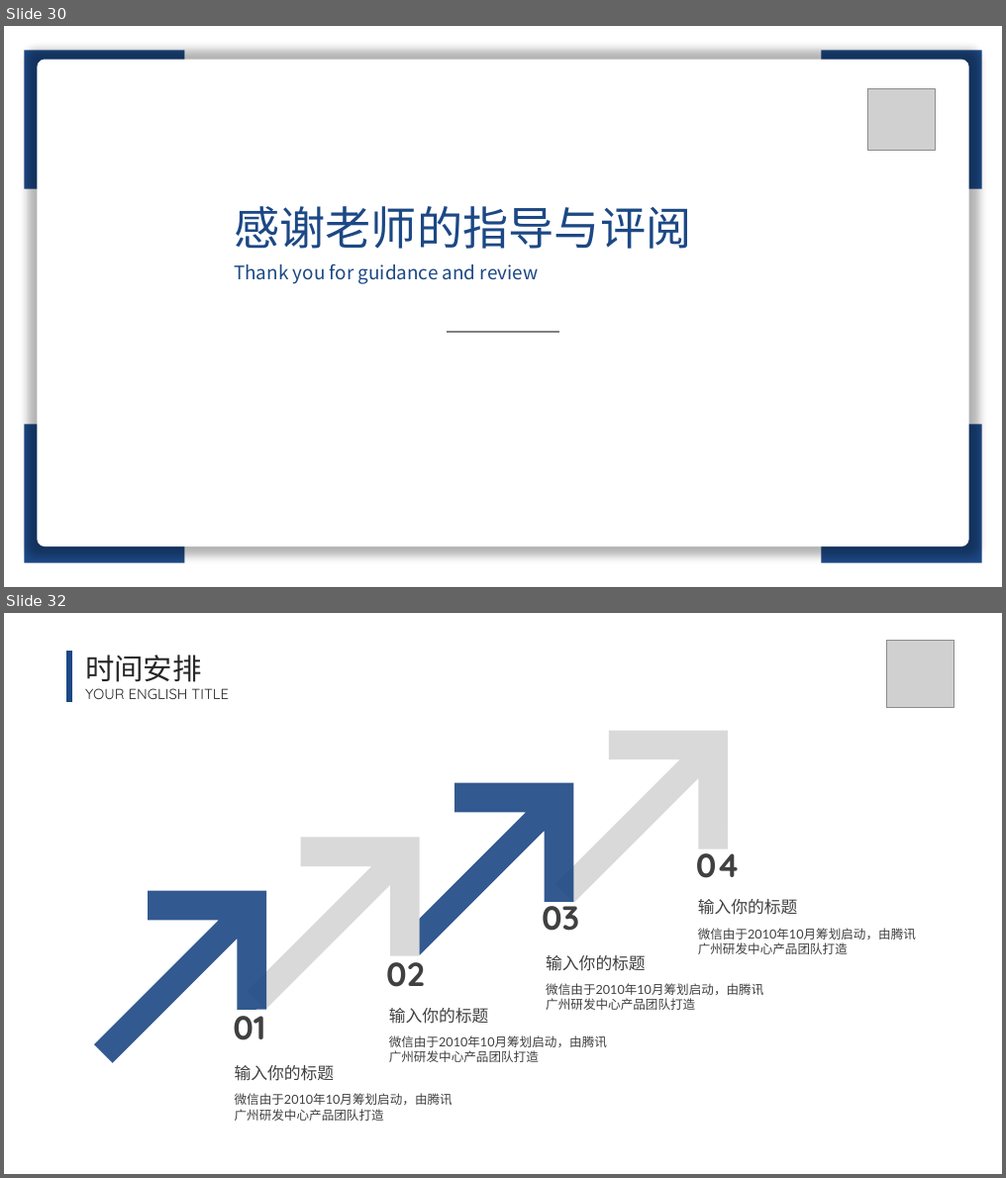
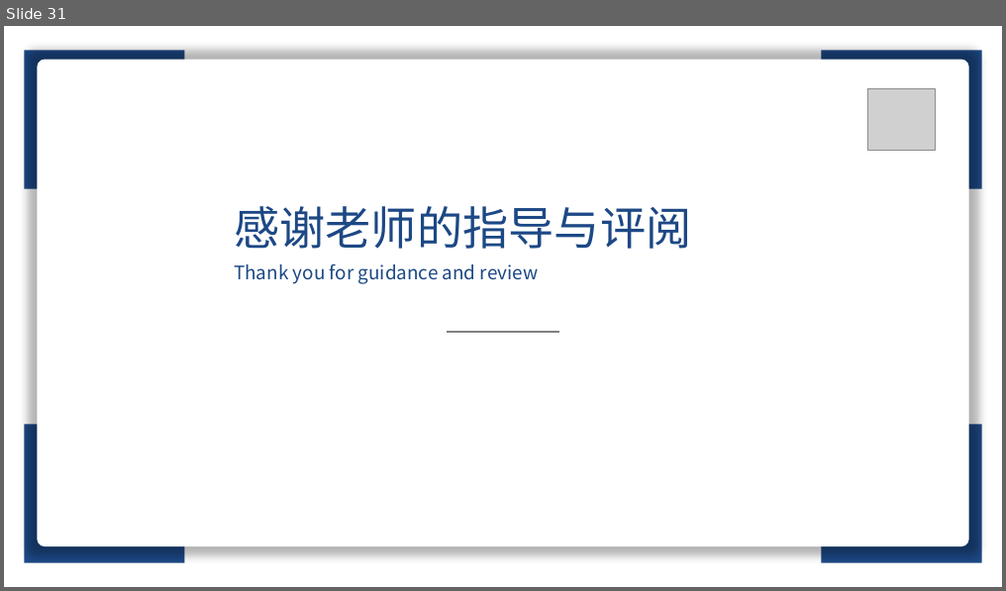
Before and after one commit to lt610/DeepGCN, a slide deck: 毕设提交/ppt/答辩ppt.pptx. Shown one above the other, each under a label of ours: slides 30 and 32 before the commit, slide 31 after it; the slides between them are not shown. The pictures are 1006x1178 and 1006x591 pixels, drawn with LibreOffice and Linux fonts; fonts in the diff are those of the drawing; grey boxes stand for pictures. Boxes give left, top, right and bottom in pixels: in the first picture for what was removed or moved away, otherwise in the second. Text is boxed around its words. In the diff, an @@ line names an element or a change of style, - is before the commit and + after.

```diff
--- a/毕设提交/ppt/答辩ppt.pptx
+++ b/毕设提交/ppt/答辩ppt.pptx
@@ slide 32 removed at [4,613,1002,1174], background #FFFFFF @@
@@ picture removed at [887,640,954,707] @@
@@ line removed from (69, 651) to (69, 702) @@
@@ text removed at [85,655,201,682] @@
-时间安排
@@ freeform shape removed at [505,670,787,953] @@
@@ text removed at [85,688,229,699] @@
-YOUR ENGLISH TITLE
@@ freeform shape removed at [351,724,634,1006] @@
@@ freeform shape removed at [197,777,479,1059] @@
@@ freeform shape removed at [44,832,326,1114] @@
@@ text removed at [696,854,740,878] @@
-04
@@ text removed at [542,896,579,931] @@
-03
@@ text removed at [698,899,798,915] @@
-输入你的标题
@@ text removed at [698,928,916,955] @@
-微信由于2010年10月筹划启动，由腾讯广州研发中心产品团队打造
@@ text removed at [386,953,425,987] @@
-02
@@ text removed at [546,956,646,971] @@
-输入你的标题
@@ text removed at [546,983,763,1010] @@
-微信由于2010年10月筹划启动，由腾讯广州研发中心产品团队打造
@@ text removed at [233,1006,265,1041] @@
-01
@@ text removed at [389,1008,489,1024] @@
-输入你的标题
@@ text removed at [389,1036,607,1062] @@
-微信由于2010年10月筹划启动，由腾讯广州研发中心产品团队打造
@@ text removed at [235,1065,335,1081] @@
-输入你的标题
@@ text removed at [235,1093,452,1121] @@
-微信由于2010年10月筹划启动，由腾讯广州研发中心产品团队打造
@@ what was slide 30 is now slide 31 @@
```
Also in this commit, not shown: 8 slides changed, 1 slide added, 12 other slides removed.
